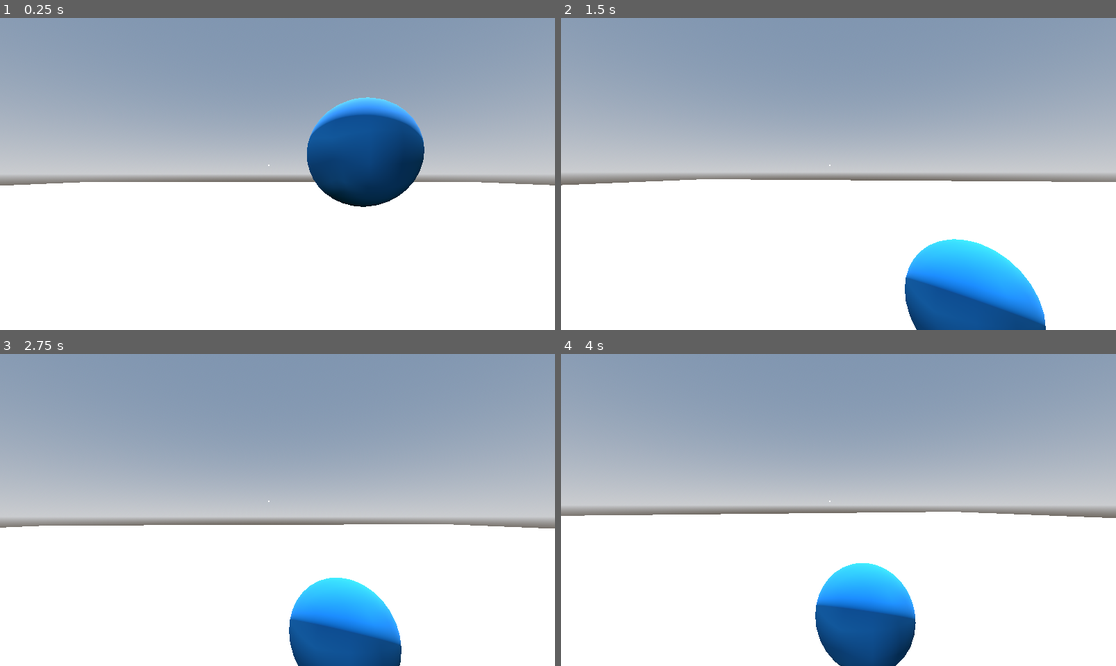
Above: before the commit, frames 1-4 (two rows, left to right).
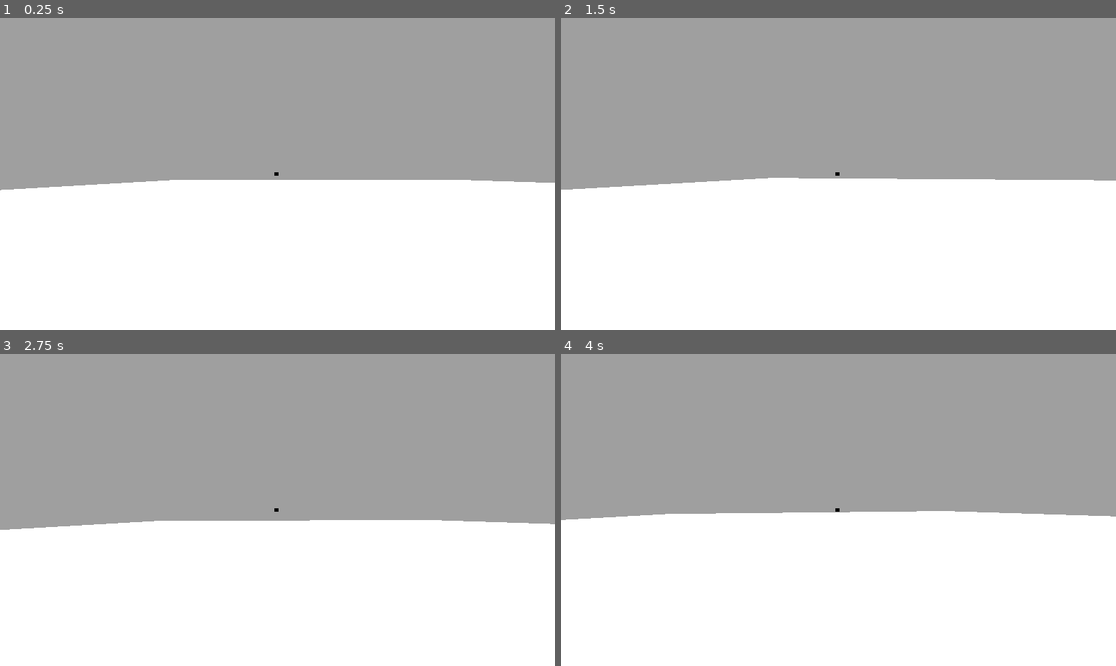
Above: after the commit, the same moments.

Repository: LuisM-M/CSCE624Project
Game: Godot game, scene res://3d_test_arena.tscn
Same seed, same stepped clock (60 frames per second), same inputs: the game is played once before the commit and once after it. This scene is started directly instead of the project's main scene.
Inputs (mouse positions are in pixels of both pictures, inside the frame that each line leads up to):
- Up to frame 1 (0.25 s): no input
- Up to frame 2 (1.5 s): tap Enter at 0.5 s; move the mouse to (866, 174) at 0.52 s; click (866, 174) at 0.67 s; tap Space at 1.25 s; move the mouse to (810, 174) at 1.27 s; click (810, 174) at 1.42 s
- Up to frame 3 (2.75 s): tap Enter at 2 s; move the mouse to (288, 503) at 2.02 s; click (288, 503) at 2.17 s
- Up to frame 4 (4 s): tap Space at 2.75 s; move the mouse to (832, 516) at 2.77 s; click (832, 516) at 2.92 s; tap Enter at 3.5 s; move the mouse to (877, 513) at 3.52 s; click (877, 513) at 3.67 s

The runs differ from the first frame. In frame 1, 39% of the frame differs, in the area x 0-100%, y 0-61%; in frame 2, 43%; in frame 3, 44%, in the area x 0-100%, y 0-100%; in frame 4, 41%.

Commit message:
Removed bad files

Diff:
--- a/3d_test_arena.tscn
+++ b/3d_test_arena.tscn
@@ -10,8 +10,13 @@
 sky_material = SubResource("ProceduralSkyMaterial_ig7tw")
 
 [sub_resource type="Environment" id="Environment_h2yge"]
-background_mode = 2
+background_mode = 1
+background_color = Color(0.6235599, 0.62355983, 0.62355983, 1)
 sky = SubResource("Sky_0xm2m")
+ambient_light_source = 2
+ambient_light_color = Color(0.46034718, 0.46034718, 0.46034712, 1)
+ambient_light_energy = 1.83
+reflected_light_source = 1
 tonemap_mode = 2
 
 [sub_resource type="StandardMaterial3D" id="StandardMaterial3D_gbr8i"]
@@ -19,10 +24,9 @@
 
 [sub_resource type="CapsuleMesh" id="CapsuleMesh_gbr8i"]
 material = SubResource("StandardMaterial3D_gbr8i")
-radius = 0.25
-height = 0.5
+height = 1.0
 
-[sub_resource type="BoxShape3D" id="BoxShape3D_ekifn"]
+[sub_resource type="SphereShape3D" id="SphereShape3D_gbr8i"]
 
 [sub_resource type="CapsuleShape3D" id="CapsuleShape3D_ekifn"]
 
@@ -34,7 +38,7 @@
 environment = SubResource("Environment_h2yge")
 
 [node name="DirectionalLight3D" type="DirectionalLight3D" parent="." unique_id=855407413]
-transform = Transform3D(-0.8660254, -0.43301278, 0.25, 0, 0.49999997, 0.86602545, -0.50000006, 0.75, -0.43301266, 0, 0, 0)
+transform = Transform3D(-0.21286821, -0.87562454, -0.43355384, -0.0710315, -0.42868137, 0.9006591, -0.97449553, 0.22251768, 0.029055737, 0, 0, 0)
 shadow_enabled = true
 
 [node name="CSGBox3D" type="CSGBox3D" parent="." unique_id=866391719]
@@ -43,16 +47,17 @@
 
 [node name="RigidBody3D" type="RigidBody3D" parent="." unique_id=1085080588]
 transform = Transform3D(1, 0, 0, 0, 1, 0, 0, 0, 1, 0, 1.4673072, 0)
+gravity_scale = 0.0
 
 [node name="MeshInstance3D" type="MeshInstance3D" parent="RigidBody3D" unique_id=1471816204]
 mesh = SubResource("CapsuleMesh_gbr8i")
 
 [node name="CollisionShape3D" type="CollisionShape3D" parent="RigidBody3D" unique_id=420863108]
-shape = SubResource("BoxShape3D_ekifn")
+shape = SubResource("SphereShape3D_gbr8i")
 debug_color = Color(0.73528427, 0.31658065, 0.8707082, 0.41960785)
 
 [node name="CharacterBody3D" type="CharacterBody3D" parent="." unique_id=1958535996 node_paths=PackedStringArray("target_node")]
-transform = Transform3D(1, 0, 0, 0, 1, 0, 0, 0, 1, -0.39166558, 1.086937, 0.95390534)
+transform = Transform3D(1, 0, 0, 0, 1, 0, 0, 0, 1, -7.092306, 1.086937, 0.4372257)
 script = ExtResource("1_gbr8i")
 target_node = NodePath("../RigidBody3D")
 
@@ -61,6 +66,7 @@
 debug_color = Color(0.8528828, 0.2830491, 0.6117608, 0.41960785)
 
 [node name="Camera3D" type="Camera3D" parent="CharacterBody3D" unique_id=2029013125]
+fov = 95.0
 
 [node name="RayCast3D" type="RayCast3D" parent="CharacterBody3D/Camera3D" unique_id=2038798195]
 target_position = Vector3(0, 0, -50)
@@ -76,9 +82,10 @@
 anchor_top = 0.5
 anchor_right = 0.5
 anchor_bottom = 0.5
-offset_left = -20.0
-offset_top = -20.0
-offset_right = -16.0
-offset_bottom = -16.0
+offset_left = -6.0
+offset_top = -4.0
+offset_right = 2.0
+offset_bottom = 4.0
 grow_horizontal = 2
 grow_vertical = 2
+color = Color(0, 0, 0, 1)
--- a/character_body_3d.gd
+++ b/character_body_3d.gd
@@ -4,50 +4,75 @@
 
 @onready var camera = $Camera3D
 @onready var raycast = $Camera3D/RayCast3D
-
-# This creates a box in the Inspector so we can tell the script exactly WHICH object is the target
 @export var target_node: Node3D
 
-# Your exact, hardcoded coordinate list!
-# You can change these numbers anytime to make them closer, further, higher, or lower.
 var target_positions: Array[Vector3] = [
-	Vector3(0, 1.5, -5),   # Center, close
-	Vector3(-3, 2, -8),    # Left, a bit higher, further away
-	Vector3(3, 1, -6),     # Right, lower
-	Vector3(0, 3, -10),    # Center, high up, far away
-	Vector3(-4, 0.5, -4)   # Far left, very low, close
+	Vector3(0, 1.5, -5),
+	Vector3(-3, 2, -8),
+	Vector3(3, 1, -6),
+	Vector3(0, 3, -10),
+	Vector3(-4, 0.5, -4)
 ]
-
 var current_target_index = 0
 
+# --- DATA LOGGING VARIABLES ---
+var start_time: int = 0
+var total_shots: int = 0
+var tracking_data: Array = [] # This holds our rows of data
+
 func _ready() -> void:
-	# Locks the mouse to the game window
 	Input.mouse_mode = Input.MOUSE_MODE_CAPTURED
+	start_time = Time.get_ticks_msec()
+
+	# Create the CSV Header
+	tracking_data.append("Timestamp_ms,Event_Type,Cam_Rot_X,Player_Rot_Y,Hit_Target_Index")
 
 func _input(event: InputEvent) -> void:
-	# 1. Look around
+	# Pressing Escape saves the data to a file and closes the game
+	if event is InputEventKey and event.keycode == KEY_ESCAPE and event.pressed:
+		save_data_to_csv()
+		get_tree().quit()
+
+	# 1. Look around & Log Mouse Movement
 	if event is InputEventMouseMotion:
 		rotate_y(-event.relative.x * MOUSE_SENSITIVITY)
 		camera.rotate_x(-event.relative.y * MOUSE_SENSITIVITY)
 		camera.rotation.x = clamp(camera.rotation.x, deg_to_rad(-90), deg_to_rad(90))
 
-	# 2. Shoot
+		# Log continuous movement
+		var timestamp = Time.get_ticks_msec() - start_time
+		var log_string = "%d,MouseMove,%f,%f,-1" % [timestamp, camera.rotation.x, rotation.y]
+		tracking_data.append(log_string)
+
+	# 2. Shoot & Log Shot Data
 	if event is InputEventMouseButton:
 		if event.button_index == MOUSE_BUTTON_LEFT and event.pressed:
 			shoot()
 
 func shoot():
+	total_shots += 1
+	var timestamp = Time.get_ticks_msec() - start_time
+	var hit_index = -1 # Default to -1 (meaning a miss)
+
 	if raycast.is_colliding():
 		var hit_object = raycast.get_collider()
 
-		# If the object our laser hit is our assigned target...
 		if hit_object == target_node:
-			# Move to the next coordinate in our list
+			hit_index = current_target_index # Record which target we successfully hit
 			current_target_index += 1
-
-			# If we reach the end of the list, loop back to the first coordinate
 			if current_target_index >= target_positions.size():
 				current_target_index = 0
+			target_node.global_position = target_positions[current_target_index]
 
-			# Instantly teleport the target to the new exact coordinate
-			target_node.global_position = target_positions[current_target_index]
+	# Log the shot event
+	var log_string = "%d,ShotFired,%f,%f,%d" % [timestamp, camera.rotation.x, rotation.y, hit_index]
+	tracking_data.append(log_string)
+
+func save_data_to_csv():
+	# user:// points to Godot's safe data folder on your local computer
+	var file = FileAccess.open("user://aim_trial_data.csv", FileAccess.WRITE)
+	for line in tracking_data:
+		file.store_line(line)
+
+	# This prints the exact folder path in your Godot output console so you can find the file!
+	print("Trial Saved! File located at: ", ProjectSettings.globalize_path("user://aim_trial_data.csv"))
--- a/project.godot
+++ b/project.godot
@@ -14,6 +14,10 @@
 run/main_scene="uid://cbt3ca5ra53yi"
 config/features=PackedStringArray("4.6", "GL Compatibility")
 config/icon="res://icon.svg"
+
+[display]
+
+window/size/mode=4
 
 [input]
 
